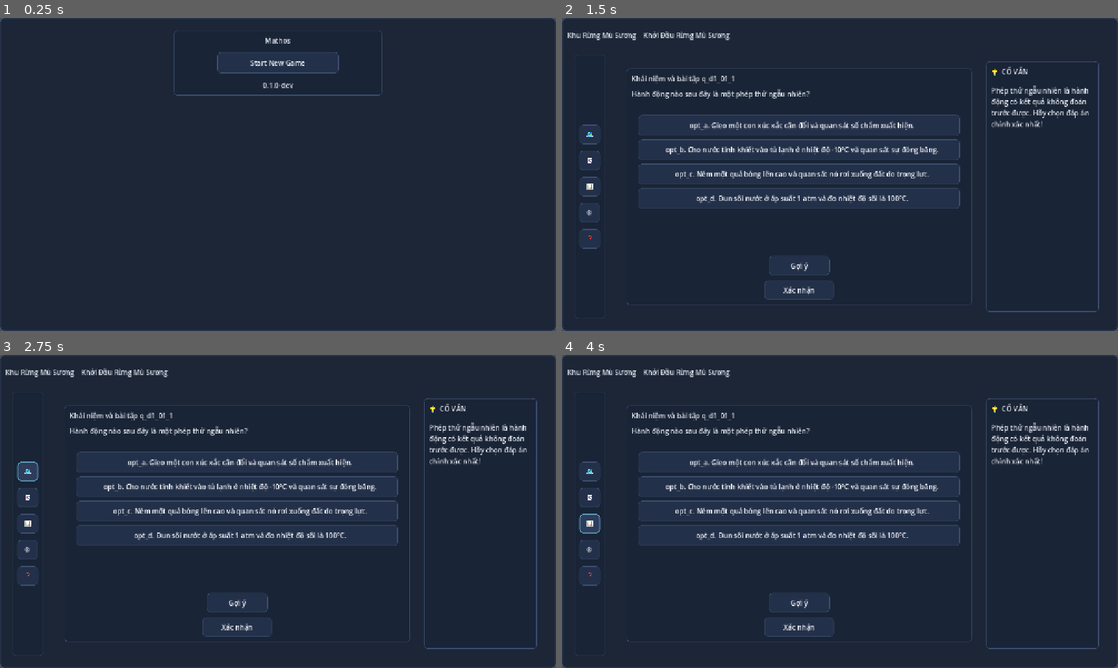
Above: before the commit, frames 1-4 (two rows, left to right).
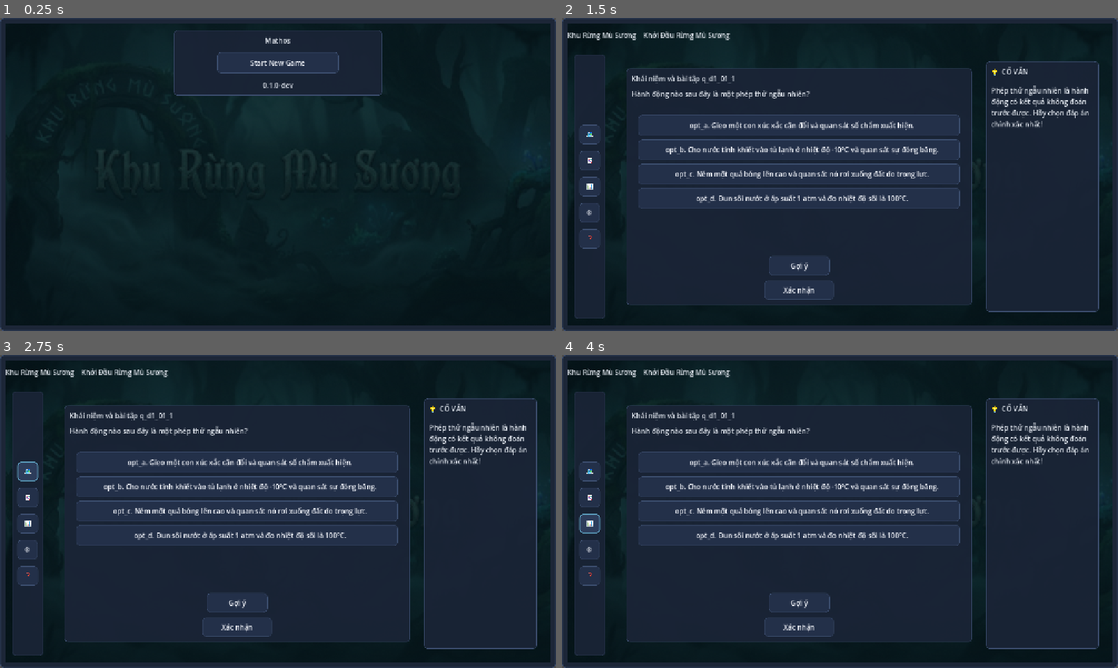
Above: after the commit, the same moments.

Repository: vanthanhcampus57-dev/Mathos
Game: Godot game, scene res://src/app/app_root.tscn
The game is run twice, just before and just after one commit, with the same random seed, the same clock (stepped at 60 frames per second) and the same inputs.
Inputs:
- Up to frame 1 (0.25 s): no input
- Up to frame 2 (1.5 s): click "Start New Game" at 0.5 s; click "Next" at 1.25 s
- Up to frame 3 (2.75 s): click "🗺️" at 2 s
- Up to frame 4 (4 s): click "🃏" at 2.75 s; click "📊" at 3.5 s

The runs differ from the first frame. In frame 1, 23% of the frame differs, in the area x 1-99%, y 1-99%; in frame 2, 10%; in frame 3, 10%; in frame 4, 10%.

Commit message:
feat(ui): bind approved misty_forest_v1.jpg raster background in StagePresentationShell

Diff:
--- a/src/ui/stage/stage_presentation_shell.gd
+++ b/src/ui/stage/stage_presentation_shell.gd
@@ -27,6 +27,8 @@
 var _context_info: PresentationModels.StageContextInfo = null
 
 func _ready() -> void:
+	_update_background_texture()
+
 	var new_game_btn: Button = _get_new_game_button()
 	if new_game_btn != null:
 		if not new_game_btn.pressed.is_connected(_on_new_game_pressed):
@@ -54,6 +56,34 @@
 		q_host.child_entered_tree.connect(_on_question_host_child_entered)
 
 	set_view_mode(_current_mode)
+
+func _update_background_texture() -> void:
+	var bg_rect: TextureRect = get_node_or_null("BackgroundTextureRect") as TextureRect
+	if bg_rect == null:
+		return
+
+	var path: String = "res://assets/backgrounds/misty_forest_v1.jpg"
+	var tex: Texture2D = null
+
+	if FileAccess.file_exists(path):
+		var bytes: PackedByteArray = FileAccess.get_file_as_bytes(path)
+		if not bytes.is_empty():
+			var img: Image = Image.new()
+			var err: int = img.load_png_from_buffer(bytes)
+			if err != OK:
+				err = img.load_jpg_from_buffer(bytes)
+			if err == OK:
+				tex = ImageTexture.create_from_image(img)
+
+	if tex == null and ResourceLoader.exists(path):
+		var res: Resource = load(path)
+		if res is Texture2D:
+			tex = res as Texture2D
+
+	if tex != null:
+		bg_rect.texture = tex
+		bg_rect.expand_mode = TextureRect.EXPAND_IGNORE_SIZE
+		bg_rect.stretch_mode = TextureRect.STRETCH_KEEP_ASPECT_COVERED
 
 ## Consumes caller-supplied neutral presentation data.
 func set_stage_context(data: Variant) -> void:
--- a/src/ui/stage/stage_presentation_shell.tscn
+++ b/src/ui/stage/stage_presentation_shell.tscn
@@ -15,6 +15,12 @@
 theme_type_variation = &"MathosPanelPrimary"
 script = ExtResource("1_script")
 
+[node name="BackgroundTextureRect" type="TextureRect" parent="."]
+layout_mode = 2
+mouse_filter = 2
+expand_mode = 1
+stretch_mode = 6
+
 [node name="VBoxContainer" type="VBoxContainer" parent="."]
 layout_mode = 2
 theme_override_constants/separation = 0
Binary file added: assets/backgrounds/misty_forest_v1.jpg
